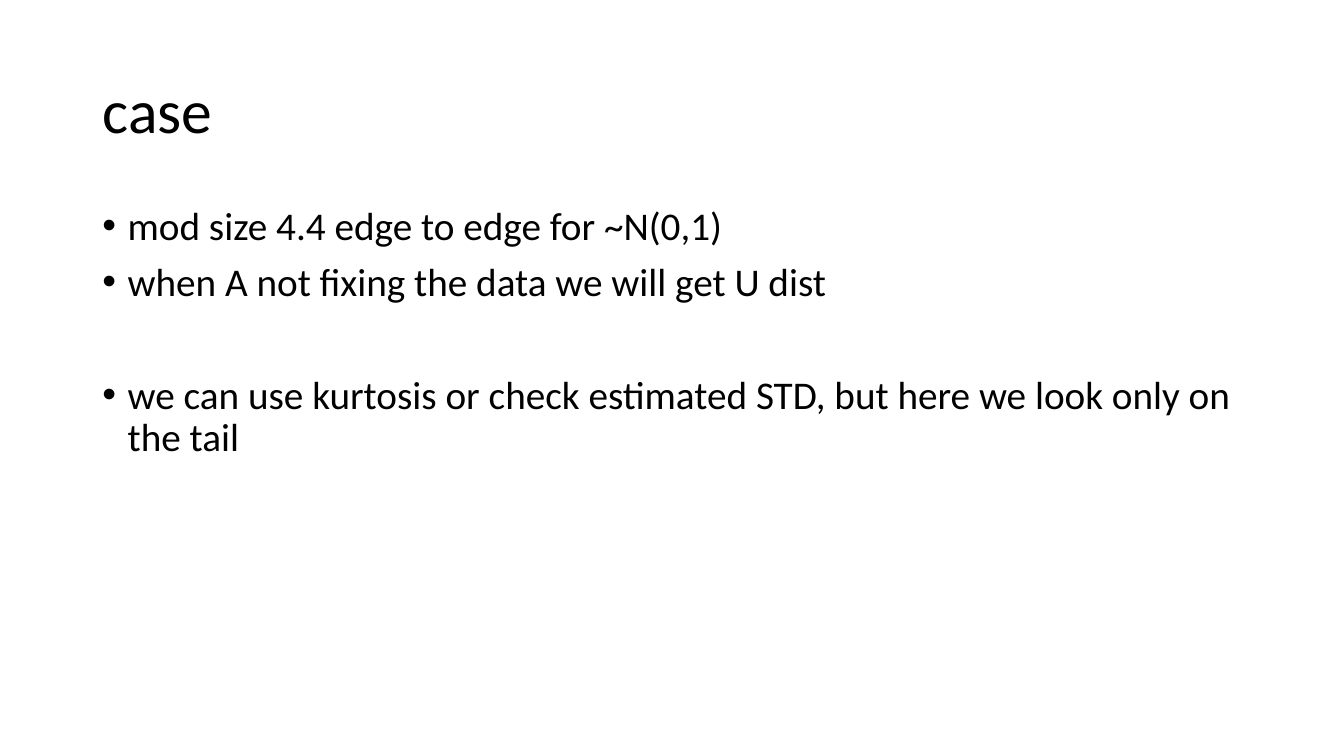
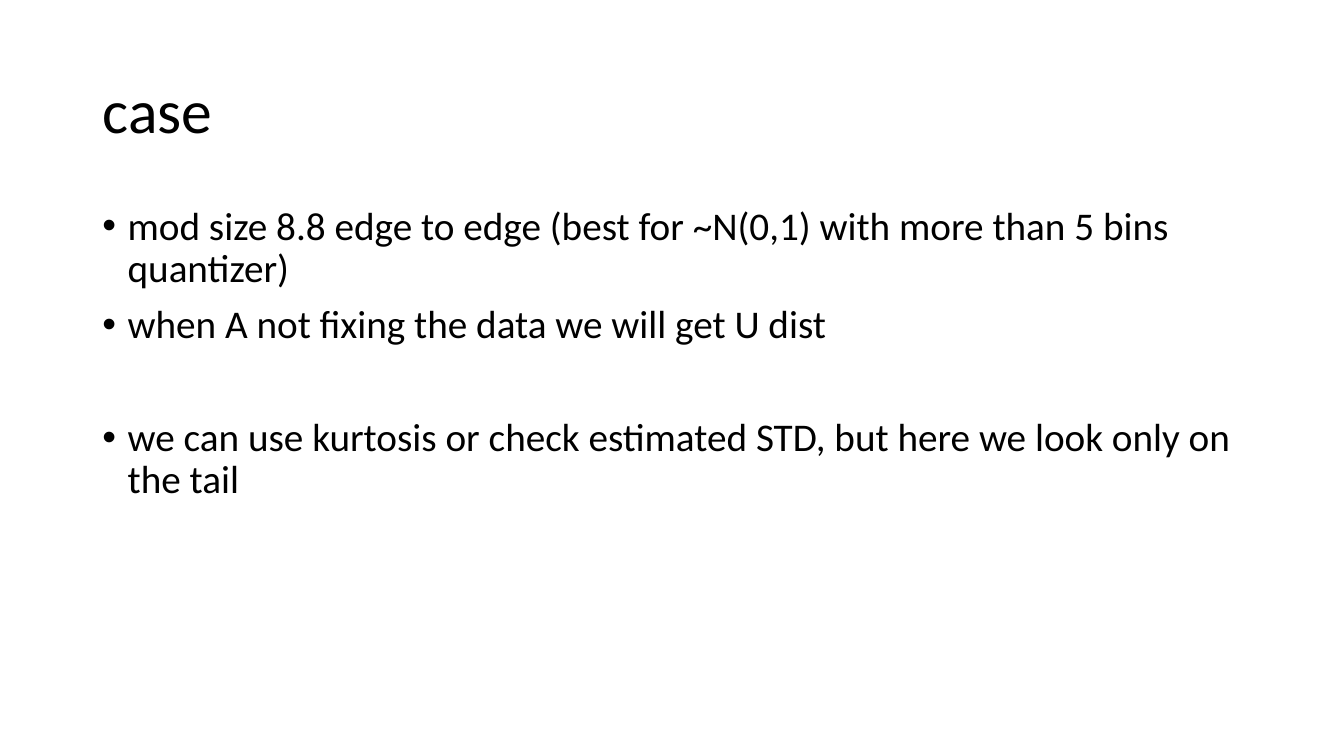
Before and after one commit to lisrael1/quants, a slide deck: slide 4 of code/results/detecting output dist/tail odds at U vs N.pptx (slide 2 before the commit). Drawn at 1344x756 pixels with LibreOffice and Linux fonts; fonts in the diff are those of the drawing. Boxes give left, top, right and bottom in pixels: in the first picture for what was removed or moved away, otherwise in the second. Text is boxed around its words. In the diff, an @@ line names an element or a change of style, - is before the commit and + after.

```diff
--- a/code/results/detecting output dist/tail odds at U vs N.pptx
+++ b/code/results/detecting output dist/tail odds at U vs N.pptx
@@ text at (128,211,1168,289): text changed @@
-• mod size 4.4 edge to edge for ~N(0,1)
+• mod size 8.8 edge to edge (best for ~N(0,1) with more than 5 bins quantizer)
```
Also in this commit, not shown: 7 other slides changed, 7 slides added, 4 other files.
